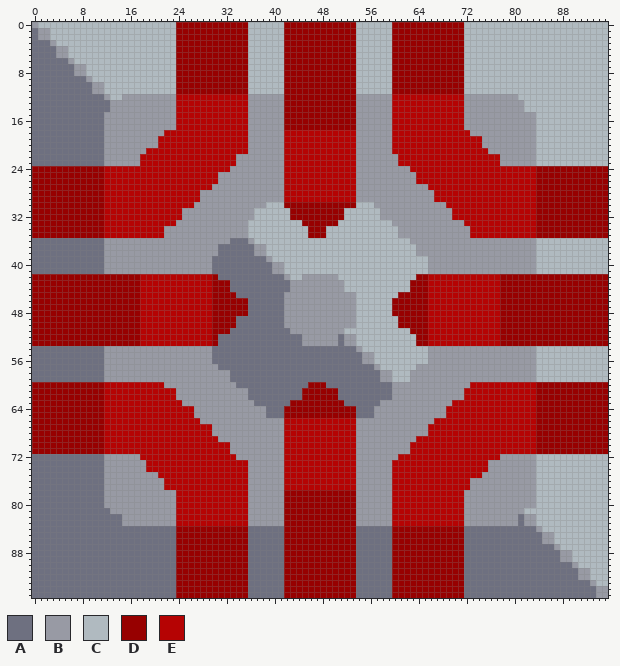
A sprite sheet gets an edit: sprites/blocks/power/advanced-surge-tower.png. That is the earlier state.
Rulers count pixels.
Palette (. is transparent): A #6e7080  B #989aa4  C #b0bac0  D #970000  E #b50303
Now the later version:
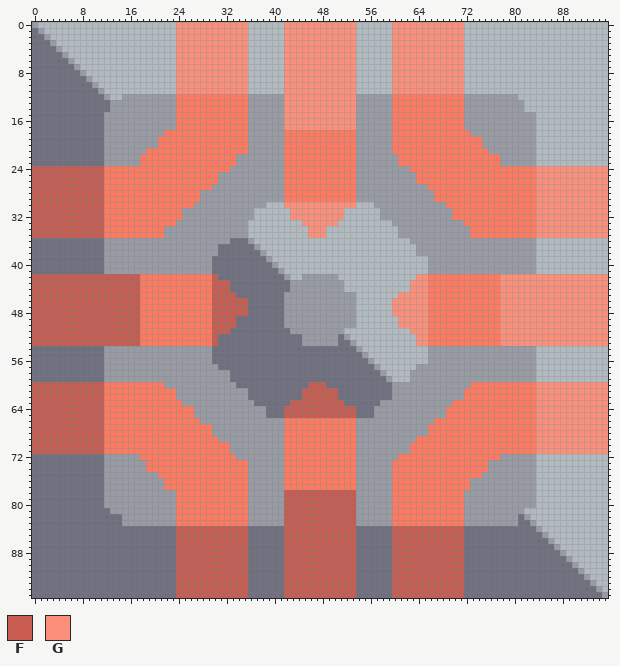
Colours new in this view: F #c85c51  G #fc8f79
The edit:
file 192x192 -> 96x96 pixels (blocks of 2x2 -> 1x1; one block is one cell here)
Colour E changes from #b50303 to #ff795e.
Colour B becomes colour A in row 2 at x 1; in row 5 at x 4; in row 8 at x 7; in row 11 at x 10; in row 38 at x 37; in row 41 at x 40.
Colour B becomes colour A in row 53 at x 52; in row 56 at x 55; in row 59 at x 58; in row 83 at x 82; in row 86 at x 85; in row 89 at x 88.
Colour B becomes colour A in row 92 at x 91; in row 95 at x 94.
Colour B becomes colour C in row 1 at x 2; in row 4 at x 5; in row 7 at x 8; in row 10 at x 11; in row 37 at x 38; in row 40 at x 41.
Colour B becomes colour C in row 52 at x 53; in row 55 at x 56; in row 58 at x 59; in row 82 at x 83; in row 85 at x 86; in row 88 at x 89.
Colour B becomes colour C in row 91 at x 92; in row 94 at x 95.
Colour D becomes colour F in rows 24 to 35 at x 0 to 11; in row 42 at x 0 to 17 and 30; in rows 43 to 44 at x 0 to 17 and 30 to 32; in row 45 at x 0 to 17 and 30 to 33; in rows 46 to 48 at x 0 to 17 and 30 to 35; in rows 49 to 50 at x 0 to 17 and 30 to 33.
Colour D becomes colour F in row 51 at x 0 to 17 and 30 to 32; in rows 52 to 53 at x 0 to 17 and 30; in row 60 at x 0 to 11 and 46 to 48; in rows 61 to 62 at x 0 to 11 and 45 to 50; in row 63 at x 0 to 11 and 43 to 51; in rows 64 to 65 at x 0 to 11 and 42 to 53.
Colour D becomes colour F in rows 66 to 71 at x 0 to 11; in rows 78 to 83 at x 42 to 53; in rows 84 to 95 at x 24 to 35, 42 to 53 and 60 to 71.
Colour D becomes colour G in rows 0 to 11 at x 24 to 35, 42 to 53 and 60 to 71; in rows 12 to 17 at x 42 to 53; in rows 24 to 29 at x 84 to 95; in row 30 at x 42 to 53 and 84 to 95; in rows 31 to 32 at x 43 to 51 and 84 to 95; in row 33 at x 45 to 50 and 84 to 95.
Colour D becomes colour G in rows 34 to 35 at x 46 to 48 and 84 to 95; in row 42 at x 64 to 65 and 78 to 95; in rows 43 to 44 at x 63 to 65 and 78 to 95; in row 45 at x 61 to 65 and 78 to 95; in rows 46 to 48 at x 60 to 65 and 78 to 95; in rows 49 to 50 at x 61 to 65 and 78 to 95.
Colour D becomes colour G in row 51 at x 63 to 65 and 78 to 95; in rows 52 to 53 at x 64 to 65 and 78 to 95; in rows 60 to 71 at x 84 to 95.
